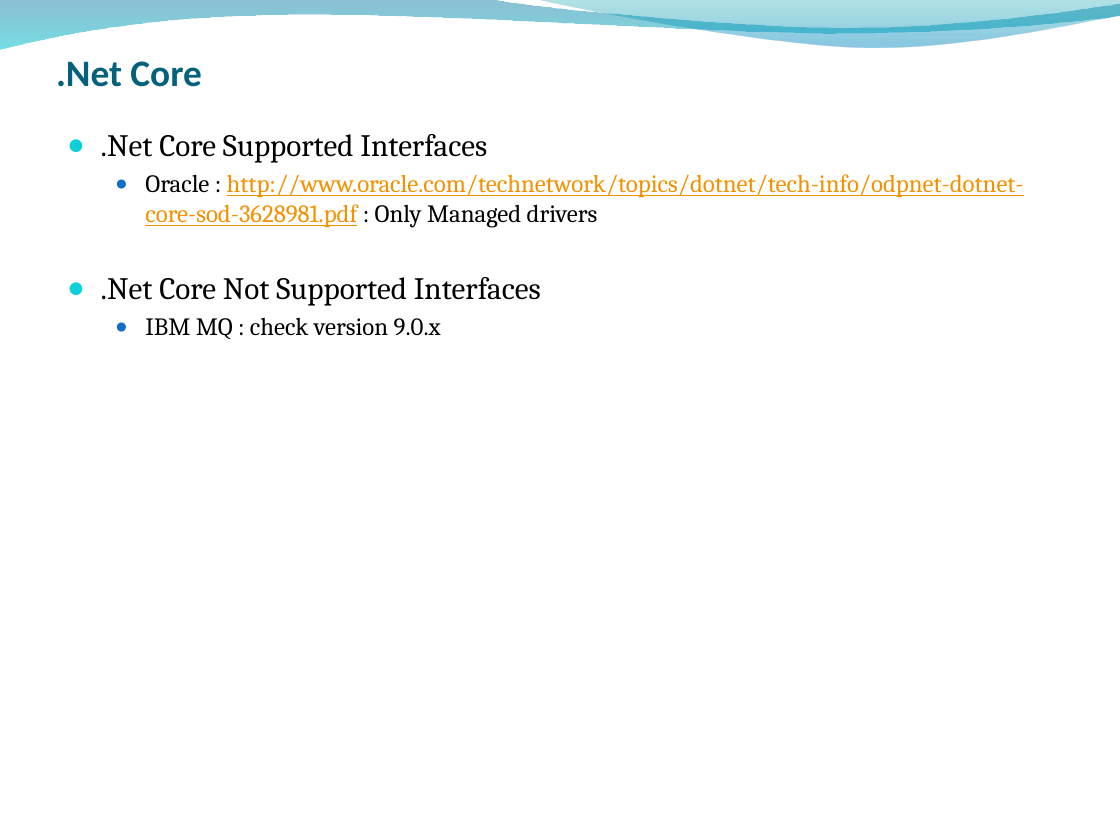
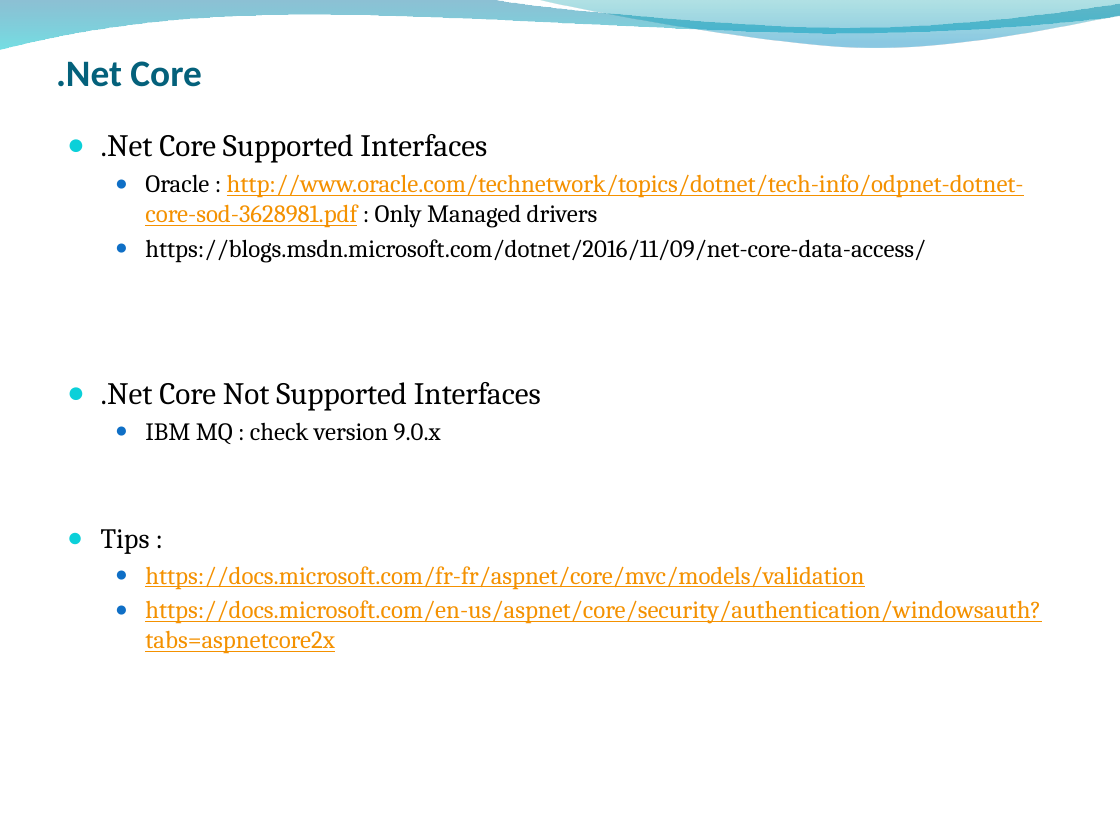
Before and after one commit to ygo74/microsvc, a slide deck: slide 29 of Documentation/Container Architecture.pptx (slide 24 before the commit). Drawn at 1120x840 pixels with LibreOffice and Linux fonts; fonts in the diff are those of the drawing; background and template pictures are left out. Boxes give left, top, right and bottom in pixels: in the first picture for what was removed or moved away, otherwise in the second. Text is boxed around its words. In the diff, an @@ line names an element or a change of style, - is before the commit and + after.

Commit message:
update

```diff
--- a/Documentation/Container Architecture.pptx
+++ b/Documentation/Container Architecture.pptx
@@ text at <box>145,239,926,262</box>: paragraph added @@
+  ● https://blogs.msdn.microsoft.com/dotnet/2016/11/09/net-core-data-access/
@@ text at <box>101,529,1041,654</box>: paragraphs added @@
+● Tips :
+  ● https://docs.microsoft.com/fr-fr/aspnet/core/mvc/models/validation
+  ● https://docs.microsoft.com/en-us/aspnet/core/security/authentication/windowsauth?tabs=aspnetcore2x
```
Also in this commit, not shown: 2 other slides changed, 8 slides added.
